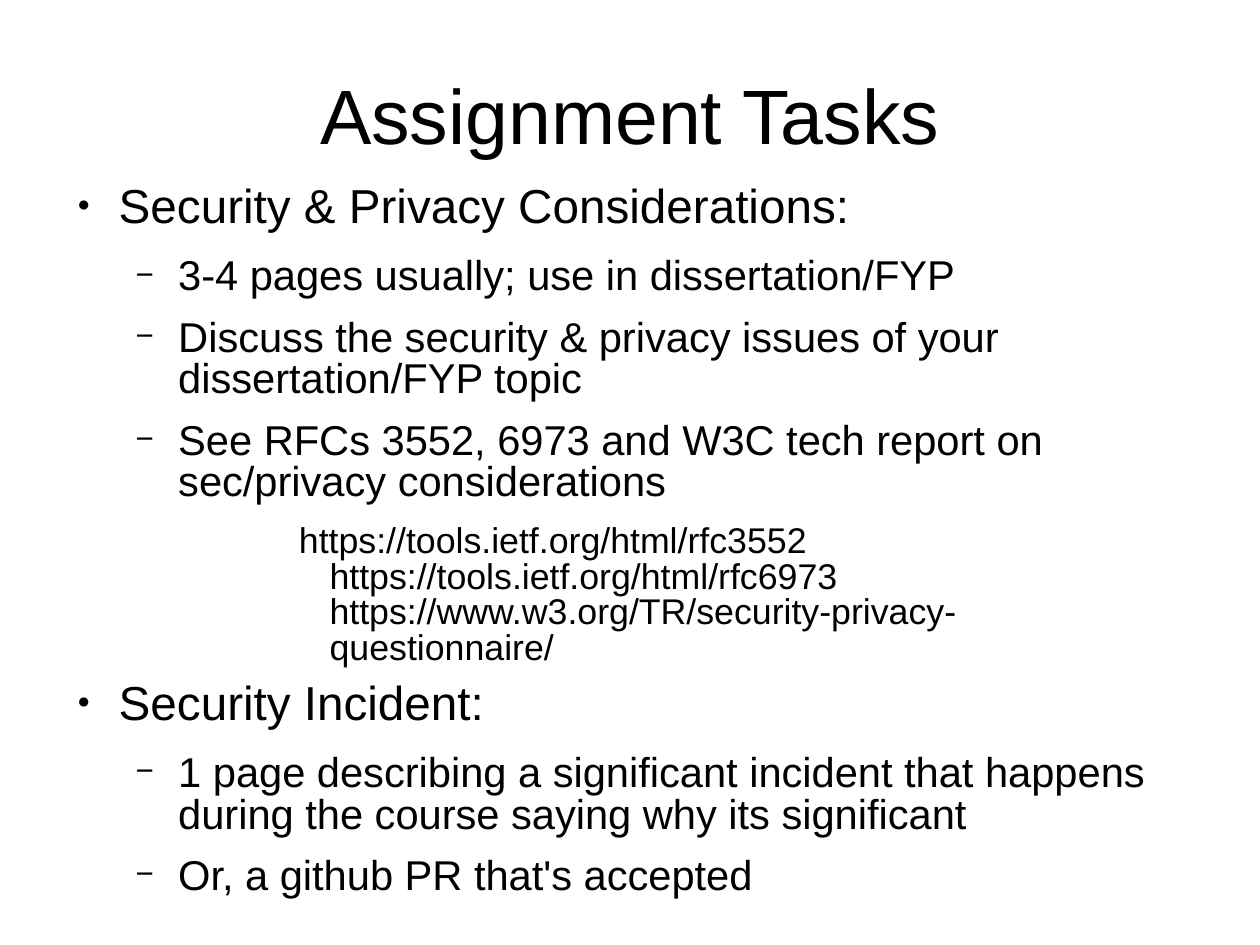
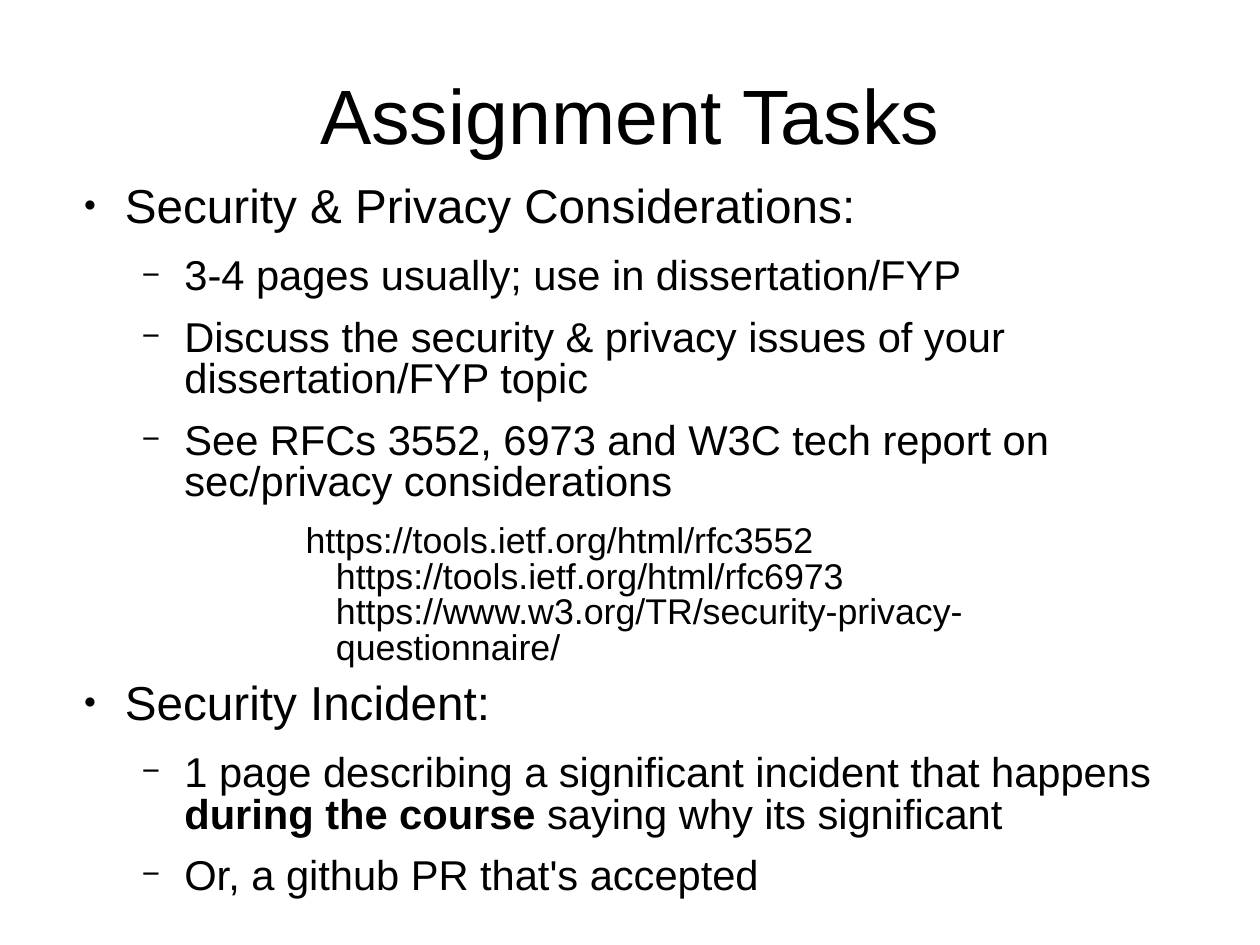
Before and after one commit to sftcd/cs7053, a slide deck: slide 4 of 2016lectures/00-quick-intro.ppt. Drawn at 1260x945 pixels with LibreOffice and Linux fonts; fonts in the diff are those of the drawing. Boxes give left, top, right and bottom in pixels: in the first picture for what was removed or moved away, otherwise in the second. Text is boxed around its words. In the diff, an @@ line names an element or a change of style, - is before the commit and + after.

```diff
--- a/2016lectures/00-quick-intro.ppt
+++ b/2016lectures/00-quick-intro.ppt
@@ text at [125,188,1151,899]: bold on in "during the course" @@
```
Also in this commit, not shown: 3 other slides changed, 1 slide added, 6 other files.
